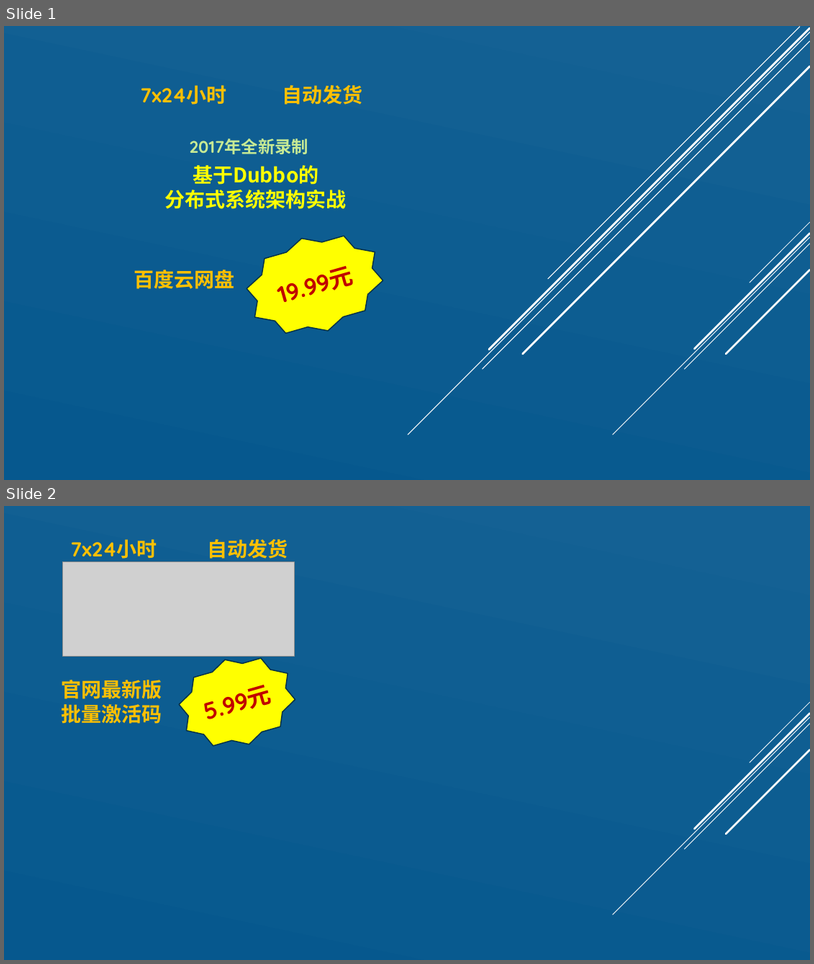
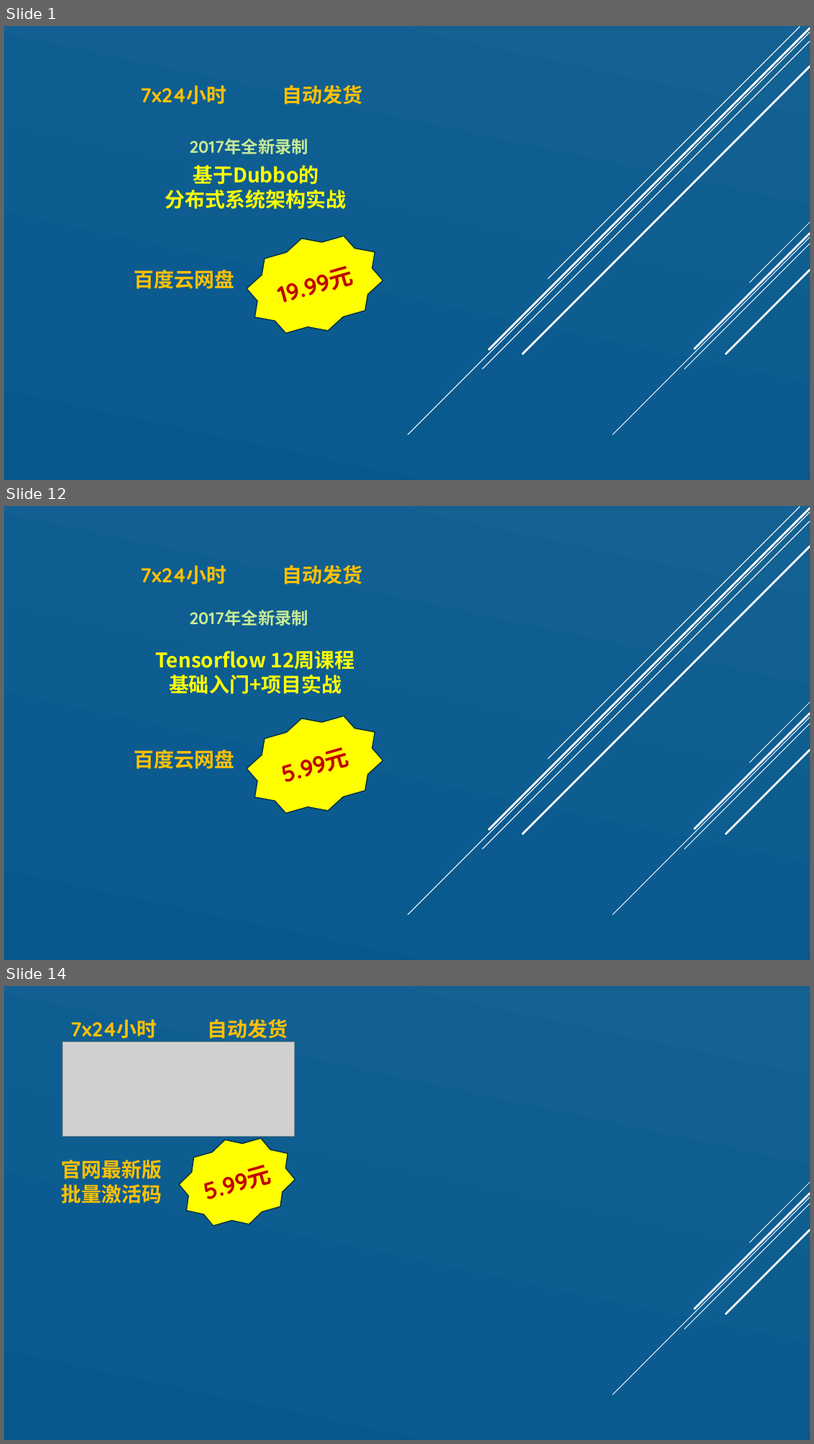
Before and after one commit to zhangpengyf/taobao-shop, a slide deck: 淘宝销售文案.pptx. Shown one above the other, each under a label of ours: slides 1 and 2 before the commit, slides 1, 12 and 14 after it; the slides between them are not shown. The pictures are 814x964 and 814x1444 pixels, drawn with LibreOffice and Linux fonts; fonts in the diff are those of the drawing; grey boxes stand for pictures. Boxes give left, top, right and bottom in pixels: in the first picture for what was removed or moved away, otherwise in the second. Text is boxed around its words. In the diff, an @@ line names an element or a change of style, - is before the commit and + after.

```diff
--- a/淘宝销售文案.pptx
+++ b/淘宝销售文案.pptx
@@ slide 12 added at <box>4,506,810,960</box>, background gradient #146194 to #06588E; not listed: 10 template elements that a slide beside it also shows @@
@@ text added at <box>140,565,363,584</box>, 24 pt, text #FFC000, bold @@
+7x24小时 自动发货
@@ text added at <box>190,610,309,626</box>, 20 pt, text #C7EA94, bold @@
+2017年全新录制
@@ text added at <box>156,650,355,694</box>, 24 pt, text #FFFF00, bold @@
+Tensorflow 12周课程
+基础入门+项目实战
@@ star added at <box>238,700,393,829</box>, fill #FFFF00, outline #043148 1.25 pt, 28 pt, text #C00000, bold @@
+5.99元
@@ text added at <box>134,749,235,769</box>, 24 pt, text #FFC000, bold @@
+百度云网盘
@@ what was slide 2 is now slide 14 @@
```
Also in this commit, not shown: 1 slide changed, 14 other slides added.
